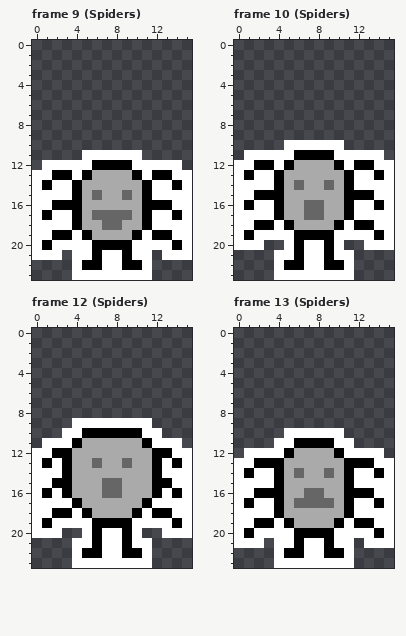
File history of a pixel-art file, assets/towers.aseprite. The picture above was drawn from the file before the commit.
16x24 pixels, 68 frames. Shown: frame 9 (Spiders), frame 10 (Spiders), frame 12 (Spiders), frame 13 (Spiders). The commit also changed other frames, which this record leaves out.
New version:
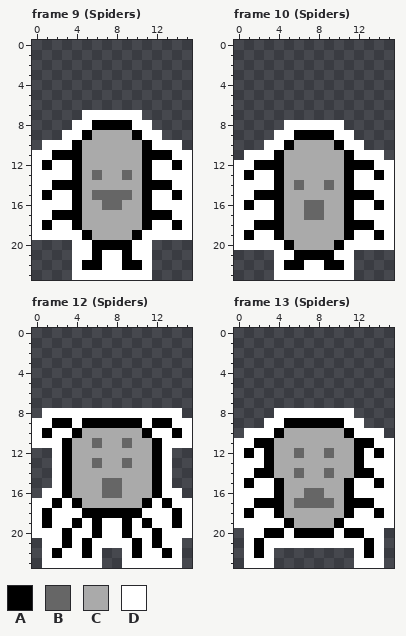
Palette (. is transparent): A #000000  B #666666  C #aaaaaa  D #ffffff
From old to new:
Changed rows in their new state; - is an unchanged pixel.
Frame 9 (Spiders):
first column x 0:
 7 -----DDDDDD-----
 8 ----DDAAAADD----
 9 ---DDACCCCADD---
10 -DDDACCCCCCADDD-
11 DDAAACCCCCCAAADD
12 DA--ACCCCCCA--AD
13 --DDACB--BCADD--
14 -DAA--------AAD-
15 -A-----BB-----A-
16 --DD---BB---DD--
17 -DAA--CCCC--AAD-
18 -A-----CC-----A-
19 --DD--------DD--
20 ....--------....
21 ...----------...
Frame 10 (Spiders):
first column x 3:
 8 --DDDDDD--
 9 -DDAAAADD-
10 DDACCCCADD
11 -ACCCCCCA-
12 -AC----CA-
first column x 3:
18 -AC----CA-
19 -ACCCCCCA-
20 DDACCCCADD
21 ----AA----
Frame 12 (Spiders):
first column x 0:
 8 -DDDDDDDDDDDDDD-
 9 DDAA-AAAAAA-AADD
10 DAD-ACCCCCCA-DAD
11 D--AC-B--B-CA--D
12 ..D----------D..
13 ..------------..
14 ..------------..
15 ..D----------D..
16 .D------------D.
17 --A----------A--
18 -ADD--AAAA--DDA-
19 ----A--DD--A----
20 ---AD------DA---
21 -DDA-AD--DA-ADD-
22 -DAD--D..D--DAD-
23 -DDD---..---DDD-
Frame 13 (Spiders):
first column x 0:
 8 ----DDDDDDDD----
 9 ---DDAAAAAADD---
10 -DDDACCCCCCADDD-
11 DDAACCCCCCCCAADD
12 DA-ACCB--BCCA-AD
13 --D-C------C-D--
14 -DAAC------CAAD-
15 -A------------A-
16 --DD--------DD--
17 -DAA--------AAD-
18 -A------------A-
19 --DD--------DD--
20 .D-AA------AA-D.
21 .-AD--D--D--DA-.
22 -DAD........DAD-
23 -DDD........DDD-
Where, in picture pixels (left, top, right, bottom), the same in both pictures:
changed: (32, 110, 192, 260)
changed: (264, 120, 364, 170)
changed: (264, 220, 364, 260)
changed: (32, 408, 192, 568)
changed: (234, 408, 394, 568)
